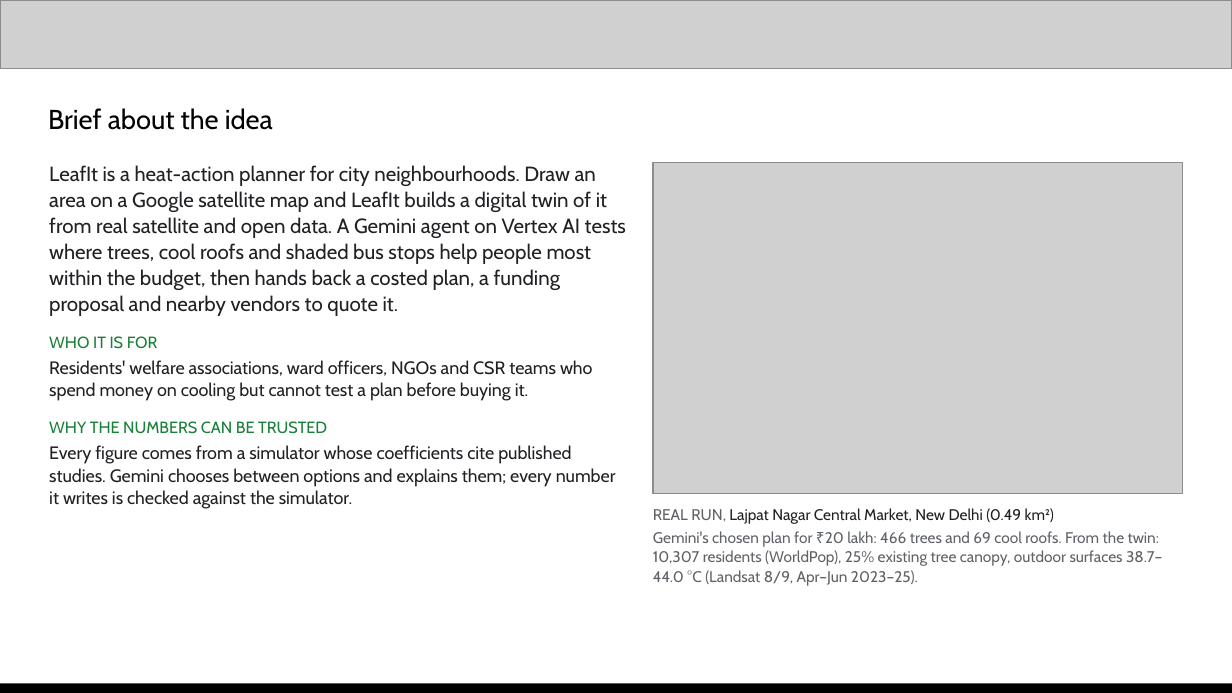
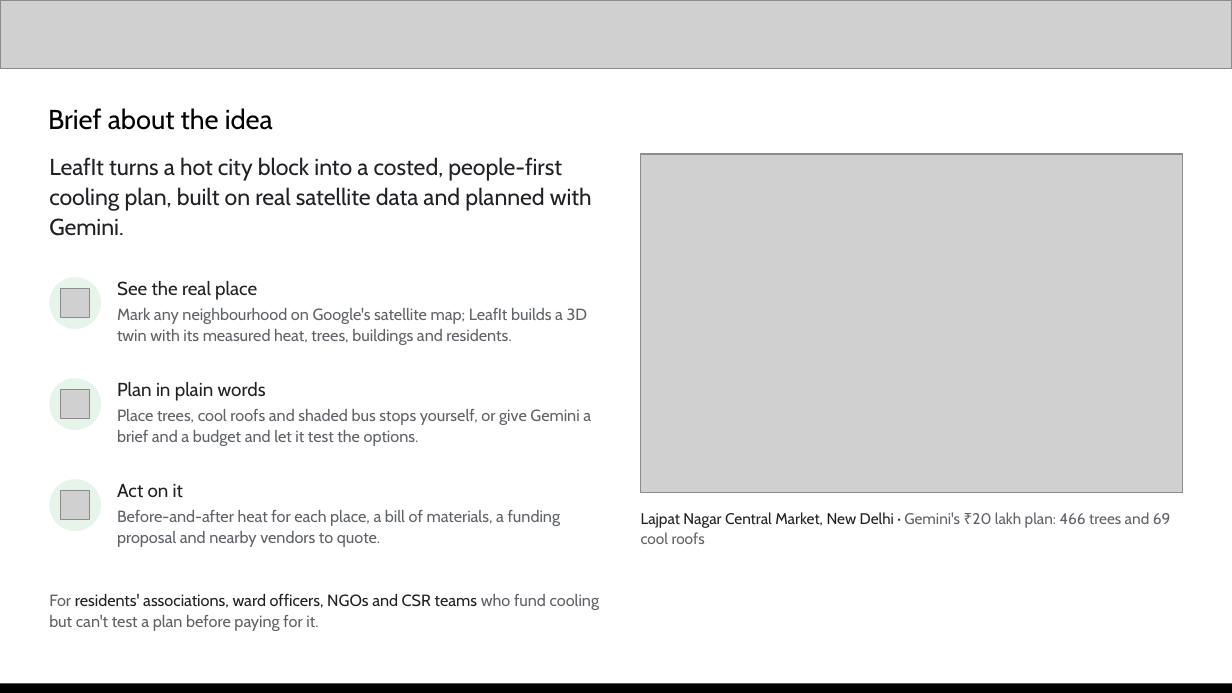
Before and after one commit to lohiyakeshav/LeafIt, a slide deck: slide 2 of docs/submission/LeafIt_Submission.pptx. Drawn at 1232x693 pixels with LibreOffice and Linux fonts; fonts in the diff are those of the drawing; grey boxes stand for pictures. Boxes give left, top, right and bottom in pixels: in the first picture for what was removed or moved away, otherwise in the second. Text is boxed around its words. In the diff, an @@ line names an element or a change of style, - is before the commit and + after.

```diff
--- a/docs/submission/LeafIt_Submission.pptx
+++ b/docs/submission/LeafIt_Submission.pptx
@@ text removed at (49, 165, 626, 509) @@
-LeafIt is a heat-action planner for city neighbourhoods. Draw an area on a Google satellite map and LeafIt builds a digital twin of it from real satellite and open data. A Gemini agent on Vertex AI tests where trees, cool roofs and shaded bus stops help people most within the budget, then hands back a costed plan, a funding proposal and nearby vendors to quote it.
-WHO IT IS FOR
-Residents' welfare associations, ward officers, NGOs and CSR teams who spend money on cooling but cannot test a plan before buying it.
-WHY THE NUMBERS CAN BE TRUSTED
-Every figure comes from a simulator whose coefficients cite published studies. Gemini chooses between options and explains them; every number it writes is checked against the simulator.
@@ text added at (49, 157, 592, 236), 13.5 pt, text #202124 @@
+LeafIt turns a hot city block into a costed, people-first cooling plan, built on real satellite data and planned with Gemini.
@@ picture: place and size @@
-picture at (653, 163, 1183, 494)
+picture at (641, 154, 1183, 493)
@@ ellipse added at (49, 277, 101, 329), fill #E6F4EA @@
@@ picture added at (60, 288, 90, 318) @@
@@ text added at (117, 281, 588, 345), 9.5 pt, text #5F6368 @@
+See the real place
+Mark any neighbourhood on Google's satellite map; LeafIt builds a 3D twin with its measured heat, trees, buildings and residents.
@@ ellipse added at (49, 378, 101, 430), fill #E6F4EA @@
@@ picture added at (60, 389, 90, 419) @@
@@ text added at (117, 382, 591, 446), 9.5 pt, text #5F6368 @@
+Plan in plain words
+Place trees, cool roofs and shaded bus stops yourself, or give Gemini a brief and a budget and let it test the options.
@@ ellipse added at (49, 479, 101, 531), fill #E6F4EA @@
@@ picture added at (60, 490, 90, 520) @@
@@ text added at (117, 484, 560, 547), 9.5 pt, text #5F6368 @@
+Act on it
+Before-and-after heat for each place, a bill of materials, a funding proposal and nearby vendors to quote.
@@ text at (641, 512, 1171, 544): text changed @@
-REAL RUN, Lajpat Nagar Central Market, New Delhi (0.49 km²)
-Gemini's chosen plan for ₹20 lakh: 466 trees and 69 cool roofs. From the twin: 10,307 residents (WorldPop), 25% existing tree canopy, outdoor surfaces 38.7–44.0 °C (Landsat 8/9, Apr–Jun 2023–25).
+Lajpat Nagar Central Market, New Delhi · Gemini's ₹20 lakh plan: 466 trees and 69 cool roofs
@@ text added at (49, 593, 600, 631), 9.5 pt, text #5F6368 @@
+For residents' associations, ward officers, NGOs and CSR teams who fund cooling but can't test a plan before paying for it.
```
Also in this commit, not shown: 10 other slides changed, 1 slide added, 1 slide removed, 2 other files.
